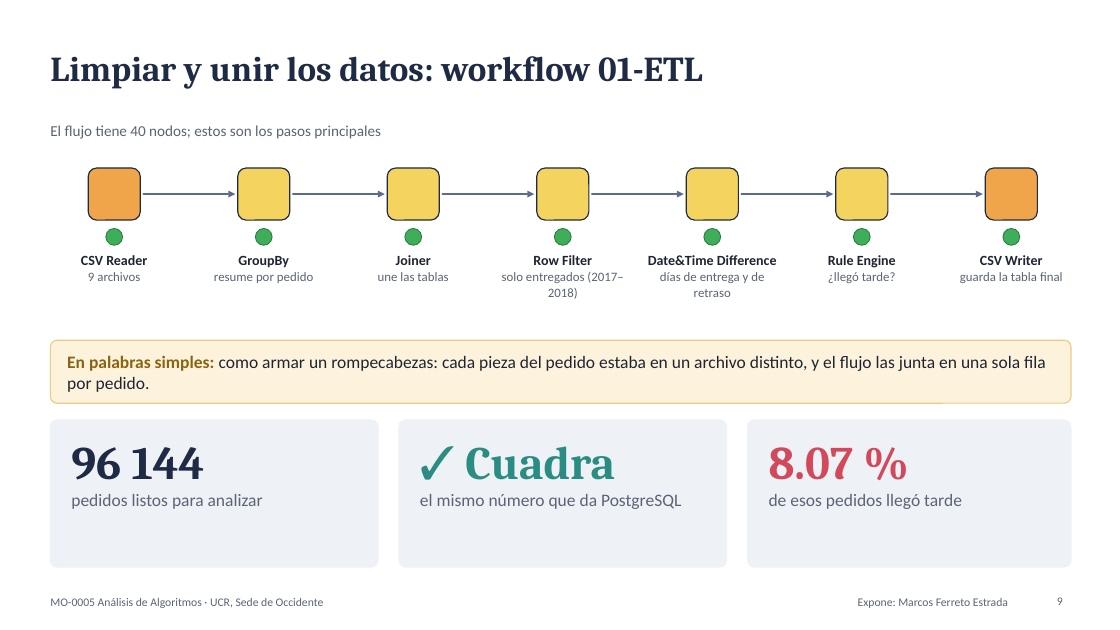
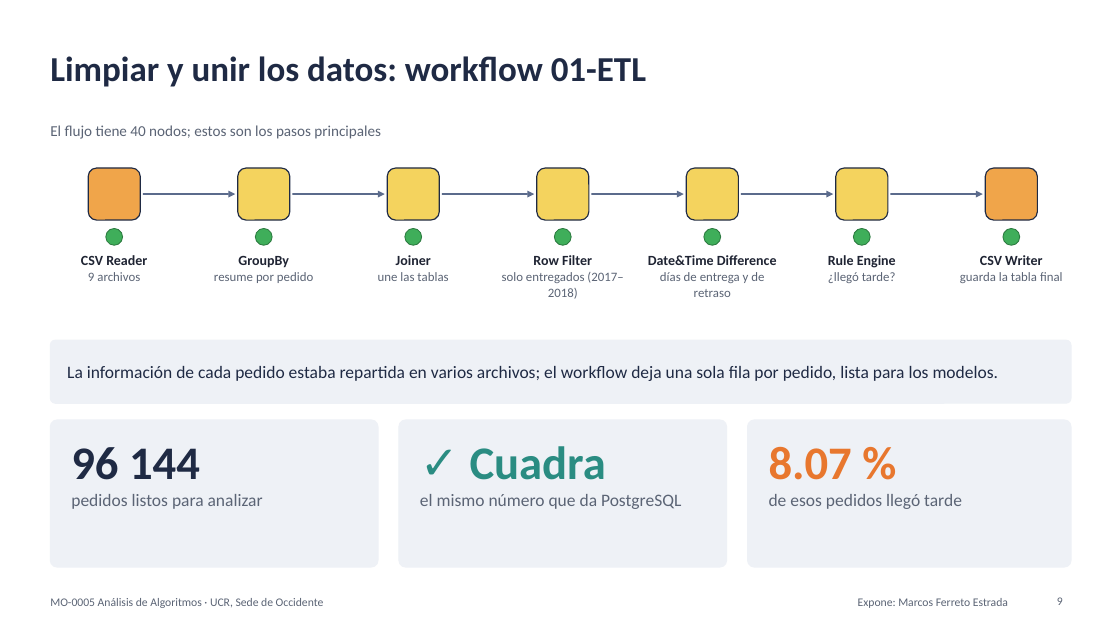
Before and after one commit to FerretoDev/mo0005-ecommerce-ml, a slide deck: slide 9 of presentacion/presentacion.pptx. Drawn at 1120x630 pixels with LibreOffice and Linux fonts; fonts in the diff are those of the drawing. Boxes give left, top, right and bottom in pixels: in the first picture for what was removed or moved away, otherwise in the second. Text is boxed around its words. In the diff, an @@ line names an element or a change of style, - is before the commit and + after.

```diff
--- a/presentacion/presentacion.pptx
+++ b/presentacion/presentacion.pptx
@@ title "Limpiar y unir los datos: ..." at [50, 56, 646, 87]: font Cambria to Calibri @@
@@ rounded rectangle at [50, 340, 1071, 403]: fill #FDF3DC to #EEF1F6; outline #EBCB85 1 pt to #EEF1F6 1 pt; proportions changed @@
@@ text at [67, 366, 999, 381]: text changed; text colour #1F2433 to #1F2A44 @@
-En palabras simples: como armar un rompecabezas: cada pieza del pedido estaba en un archivo distinto, y el flujo las junta en una sola fila por pedido.
+La información de cada pedido estaba repartida en varios archivos; el workflow deja una sola fila por pedido, lista para los modelos.
@@ text at [71, 447, 200, 480]: font Cambria to Calibri in "96 144" @@
@@ text at [470, 446, 606, 480]: font Cambria to Calibri in "✓ Cuadra" @@
@@ text at [769, 447, 852, 480]: font Cambria to Calibri, text colour #D1495B to #E8772E in "8.07 %" @@
```
Also in this commit, not shown: 25 other slides changed, 2 other files.
